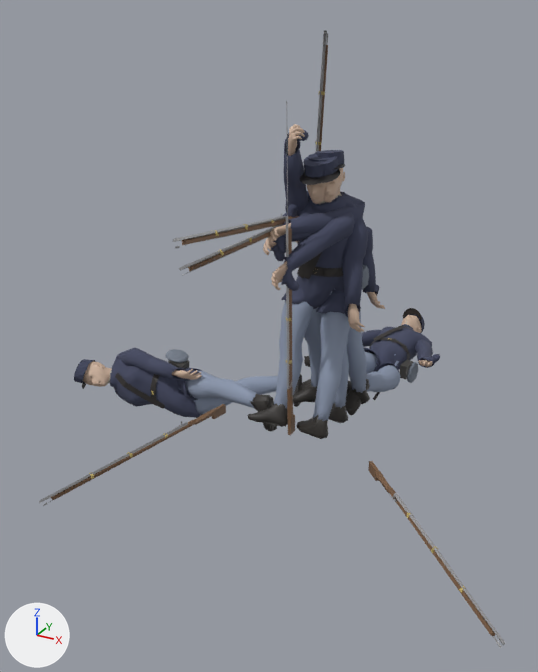
Renders of the FBX model app/Assets/ProjectOwned/Characters/Kit/union_a_mid.fbx from each side of a commit.
Rendered twice from a camera (50 mm lens) standing at (1.76, -3.93, 2.44) and looking at (-0.21, -0.35, 0.65). The lights are fixed; the arrows at lower left show +X, +Y and +Z. The picture after the commit comes second.

Before the edit, the objects in view are built like this:
```python
ob_pose_aim = bpy.data.objects.new('pose_aim', me_base_008)
ob_pose_aim.location = (0.0, 0.0, 0.0)
ob_pose_fire = bpy.data.objects.new('pose_fire', me_base_011)
ob_pose_fire.location = (0.0, 0.0, 0.0)
ob_pose_march_a = bpy.data.objects.new('pose_march_a', me_base_012)
ob_pose_march_a.location = (0.0, 0.0, 0.0)
# also in view: 'pose_reload_rod' at (-0.02, -0.18, 1.0); 'pose_march_b' at (-0.01, -0.02, 1.17); 'pose_fallen_side' at (-0.2, -0.58, -0.05); 'pose_fallen_back' at (-0.22, 0.14, 0.03)
```
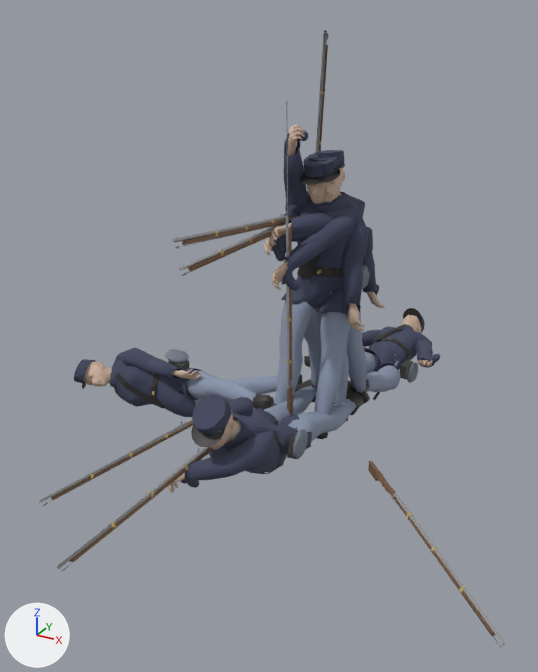
Boxes (x1, y1, x2, y2) around the edits, measured in the pictures (538 x 672 px):
'pose_prone_fire', added: after (57, 383, 364, 572)

The change, as a diff of the scene's bpy script:
```diff
--- a/app/Assets/ProjectOwned/Characters/Kit/union_a_mid.fbx.py
+++ b/app/Assets/ProjectOwned/Characters/Kit/union_a_mid.fbx.py
@@ me_base_015 @@
+me_base_015.from_pydata(...)  # 3617 vertices, 5954 faces; spans x -0.32..0.25, y -2.27..0.22, z -0.04..0.74
+me_base_015.materials.append(mat_skin)  # beige #ceb39e
+me_base_015.materials.append(mat_union_shirt)  # light grey #bfb8aa
+me_base_015.materials.append(mat_union_sack_wool)  # dark blue #444960
+me_base_015.materials.append(mat_union_trouser_wool)  # greyish blue #8d98ae
+me_base_015.materials.append(mat_union_brogan_leather)  # dark grey #322f2c
+me_base_015.materials.append(mat_union_eq_brogan)  # dark grey #322f2c
+me_base_015.materials.append(mat_union_eq_leather)  # dark grey #302d2b
+me_base_015.materials.append(mat_union_eq_brass)  # yellow #bfaa65
+me_base_015.materials.append(mat_union_eq_canteen)  # grey #767e8b
+me_base_015.materials.append(mat_union_eq_canvas)  # dark grey #42403e
+me_base_015.materials.append(mat_union_kepi_wool)  # dark blue #3f445b
+me_base_015.materials.append(mat_union_visor_leather)  # black #292727
+me_base_015.materials.append(mat_musket_steel)  # grey #959597
+me_base_015.materials.append(mat_musket_walnut)  # brown #795b42
+me_base_015.materials.append(mat_musket_brass)  # yellow #bfaa65
@@ ob_pose_prone_fire @@
+ob_pose_prone_fire = bpy.data.objects.new('pose_prone_fire', me_base_015)
+ob_pose_prone_fire.location = (0.0, 0.0, 0.0)
```
